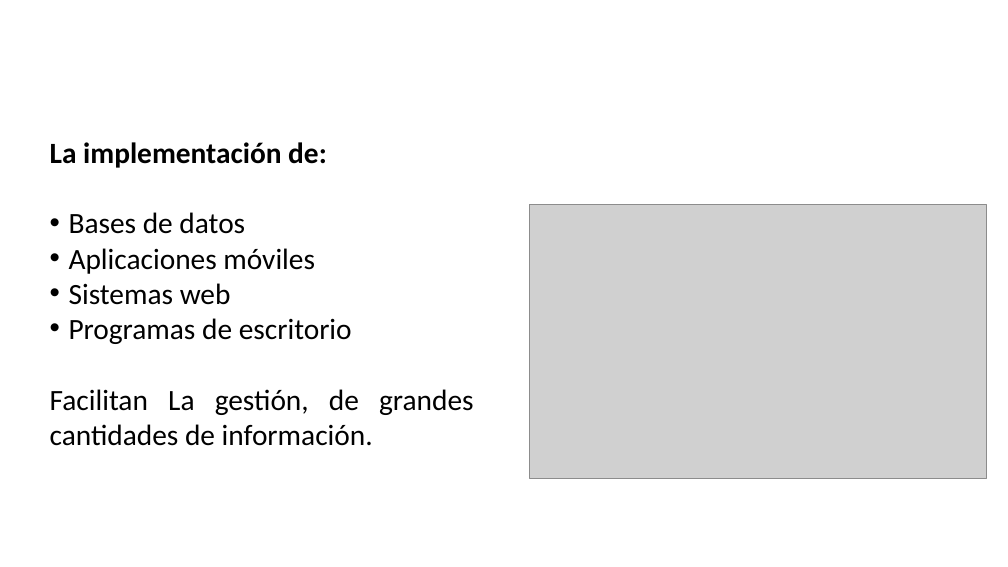
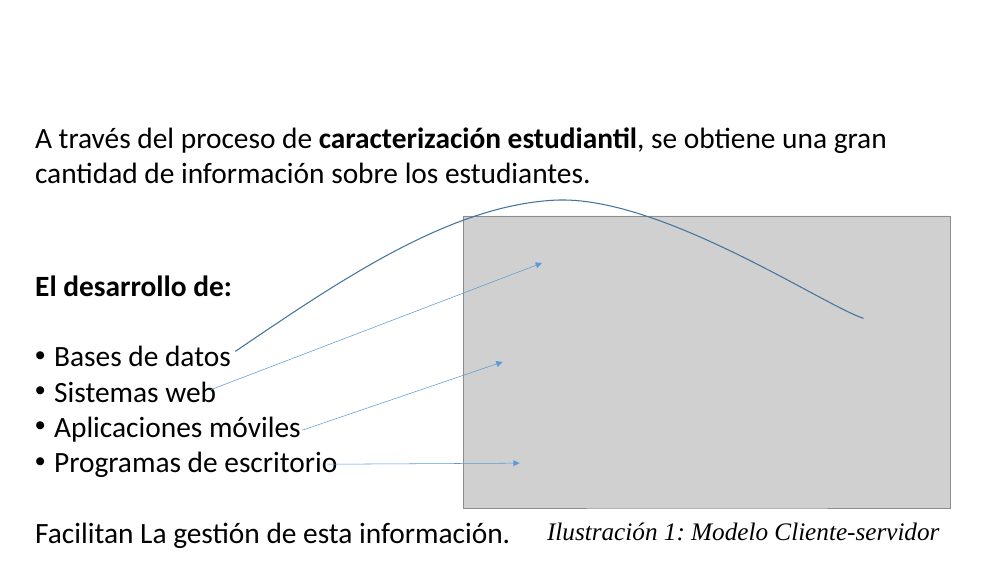
Before and after one commit to BrayanNovoa/uniminuto, a slide deck: slide 2 of expo/expo.pptx. Drawn at 1008x567 pixels with LibreOffice and Linux fonts; fonts in the diff are those of the drawing; grey boxes stand for pictures; background and template pictures are left out. Boxes give left, top, right and bottom in pixels: in the first picture for what was removed or moved away, otherwise in the second. Text is boxed around its words. In the diff, an @@ line names an element or a change of style, - is before the commit and + after.

```diff
--- a/expo/expo.pptx
+++ b/expo/expo.pptx
@@ text added at (35,127,887,184), 28 pt, text #464646 @@
+A través del proceso de caracterización estudiantil, se obtiene una gran cantidad de información sobre los estudiantes.
@@ freeform shape added at (235,200,864,352), outline #43739E 1 pt @@
@@ picture: place and size @@
-picture at (530,204,987,478)
+picture at (464,216,951,508)
@@ text "El desarrollo de:": place and size @@
-text "El desarrollo de:" at (50,142,473,446)
+text "El desarrollo de:" at (35,275,510,548)
@@ arrow added from (211, 389) to (542, 263), #5B9BD5 0.5 pt @@
@@ text at (35,275,232,297): text changed @@
-La implementación de:
+El desarrollo de:
@@ text at (69,283,231,305): paragraph removed @@
-• Sistemas web
@@ text at (54,381,216,403): paragraph added @@
+• Sistemas web
@@ arrow added from (302, 430) to (503, 362), #5B9BD5 0.5 pt @@
@@ arrow added from (327, 464) to (520, 464), #5B9BD5 0.5 pt @@
@@ text at (35,522,510,548): text changed @@
-Facilitan La gestión, de grandes cantidades de información.
+Facilitan La gestión de esta información.
@@ text added at (547,522,939,541), 24 pt, text #464646, italic @@
+Ilustración 1: Modelo Cliente-servidor
```
Also in this commit, not shown: 12 other slides changed, 5 other files.
